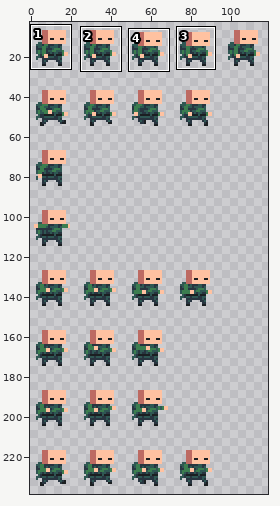
Sprite sheet: Assets/Sprites/char.png. Above: a wide view before the commit, with the close-up outlined.
Close-up. The starting point:
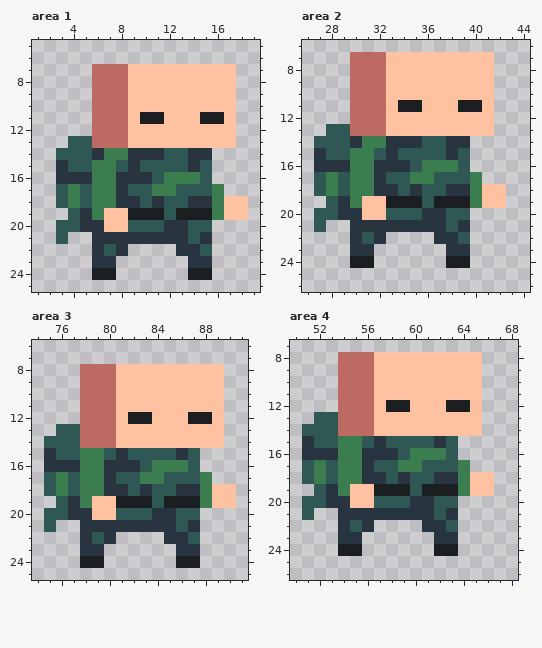
The file is 120x240 pixels. Shown: area 1: x 1..19, y 5..25; area 2: x 26..44, y 6..26; area 3: x 74..91, y 6..25; area 4: x 50..68, y 7..26. The wide view leaves out empty margins. The commit also changed other parts of the picture, which this record leaves out.
After:
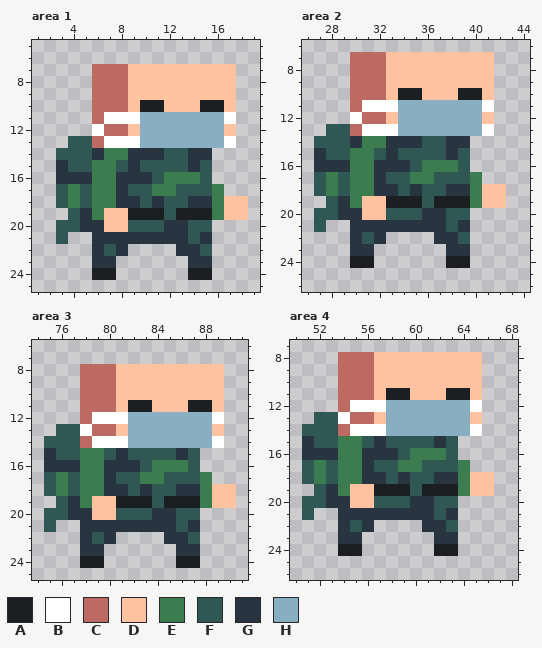
Palette (. is transparent): A #1b1f21  B #ffffff  C #bd6a62  D #ffc2a1  E #3b7d4f  F #2f5753  G #283540  H #87aec1
Edits made:
{"where": "area 1"}
{"y":10,"x":10,"old":"DD","new":"AA"}
{"y":10,"x":15,"old":"DD","new":"AA"}
{"y":11,"x":7,"old":"CCDAADDDAAD","new":"BBBHHHHHHHB"}
{"y":12,"x":6,"old":"C","new":"B"}
{"y":12,"x":10,"old":"DDDDDDD","new":"HHHHHHH"}
{"y":13,"x":7,"old":"CCDDDDDDDDD","new":"BBBHHHHHHHB"}
{"where": "area 2"}
{"y":10,"x":34,"old":"DD","new":"AA"}
{"y":10,"x":39,"old":"DD","new":"AA"}
{"y":11,"x":31,"old":"CCDAADDDAAD","new":"BBBHHHHHHHB"}
{"y":12,"x":30,"old":"C","new":"B"}
{"y":12,"x":34,"old":"DDDDDDD","new":"HHHHHHH"}
{"y":13,"x":31,"old":"CCDDDDDDDDD","new":"BBBHHHHHHHB"}
{"where": "area 3"}
{"y":11,"x":82,"old":"DD","new":"AA"}
{"y":11,"x":87,"old":"DD","new":"AA"}
{"y":12,"x":79,"old":"CCDAADDDAAD","new":"BBBHHHHHHHB"}
{"y":13,"x":78,"old":"C","new":"B"}
{"y":13,"x":82,"old":"DDDDDDD","new":"HHHHHHH"}
{"y":14,"x":79,"old":"CCDDDDDDDDD","new":"BBBHHHHHHHB"}
{"where": "area 4"}
{"y":11,"x":58,"old":"DD","new":"AA"}
{"y":11,"x":63,"old":"DD","new":"AA"}
{"y":12,"x":55,"old":"CCDAADDDAAD","new":"BBBHHHHHHHB"}
{"y":13,"x":54,"old":"C","new":"B"}
{"y":13,"x":58,"old":"DDDDDDD","new":"HHHHHHH"}
{"y":14,"x":55,"old":"CCDDDDDDDDD","new":"BBBHHHHHHHB"}
{"label":"changed","picture_box":[92,100,236,148]}
{"label":"changed","picture_box":[350,88,494,136]}
{"label":"changed","picture_box":[80,400,224,448]}
{"label":"changed","picture_box":[338,388,482,436]}
